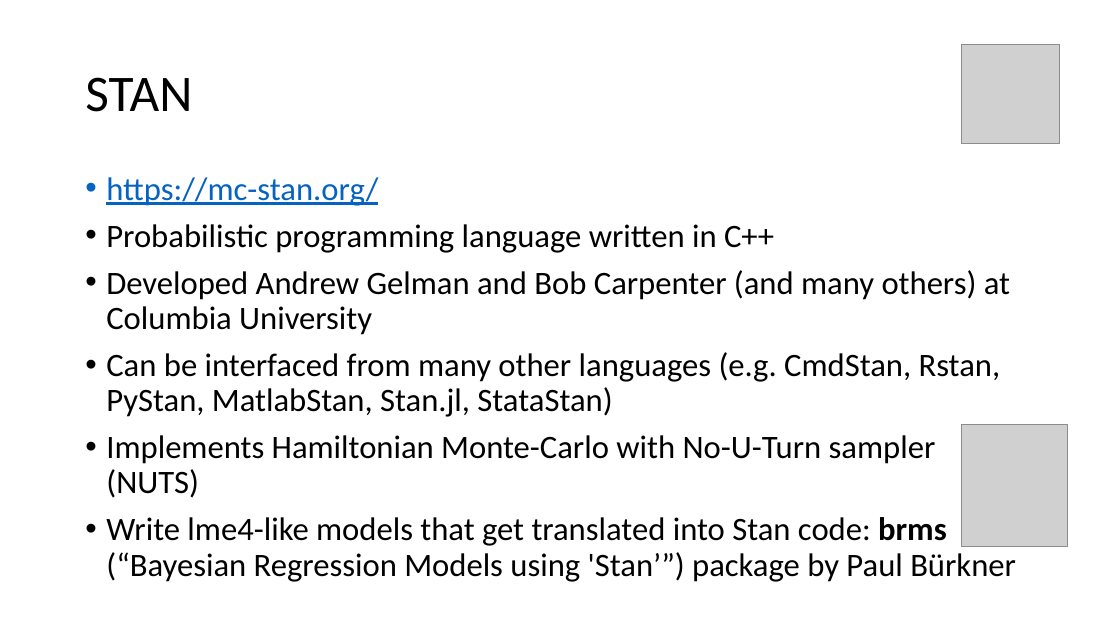
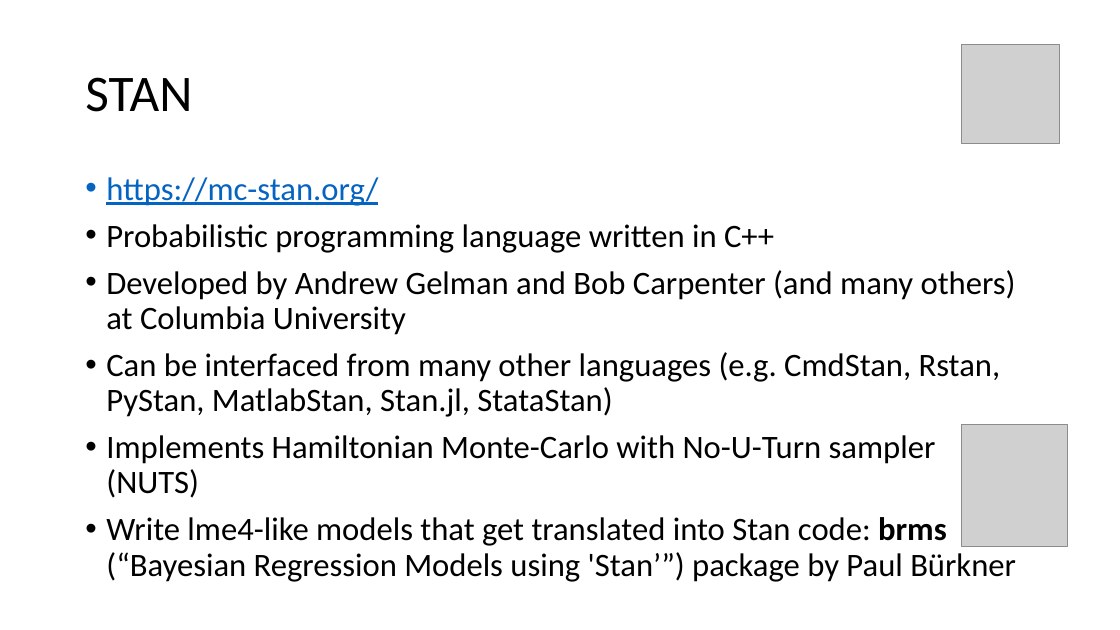
Before and after one commit to julianquandt/M3-brms-intro, a slide deck: slide 30 of intro_to_brms.pptx (slide 19 before the commit). Drawn at 1120x630 pixels with LibreOffice and Linux fonts; fonts in the diff are those of the drawing; grey boxes stand for pictures. Boxes give left, top, right and bottom in pixels: in the first picture for what was removed or moved away, otherwise in the second. Text is boxed around its words. In the diff, an @@ line names an element or a change of style, - is before the commit and + after.

```diff
--- a/intro_to_brms.pptx
+++ b/intro_to_brms.pptx
@@ text at [106, 270, 1016, 335]: text changed @@
-• Developed Andrew Gelman and Bob Carpenter (and many others) at Columbia University
+• Developed by Andrew Gelman and Bob Carpenter (and many others) at Columbia University
```
Also in this commit, not shown: 2 other slides changed, 13 slides added, 2 slides removed.
